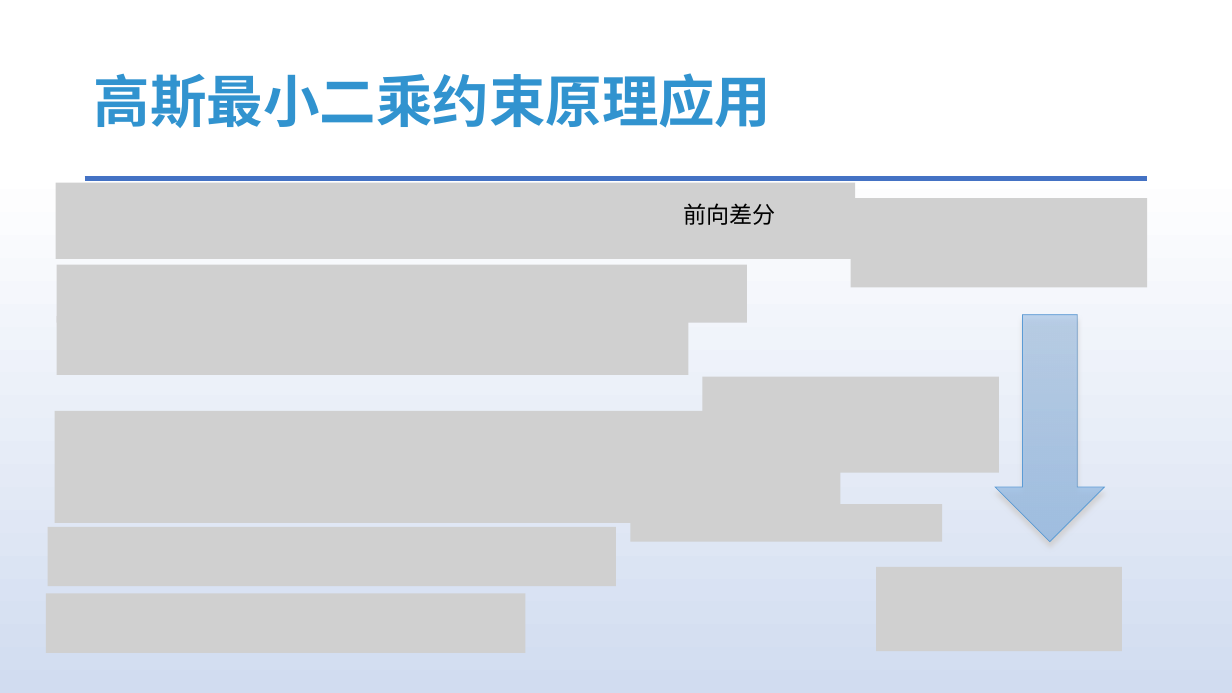
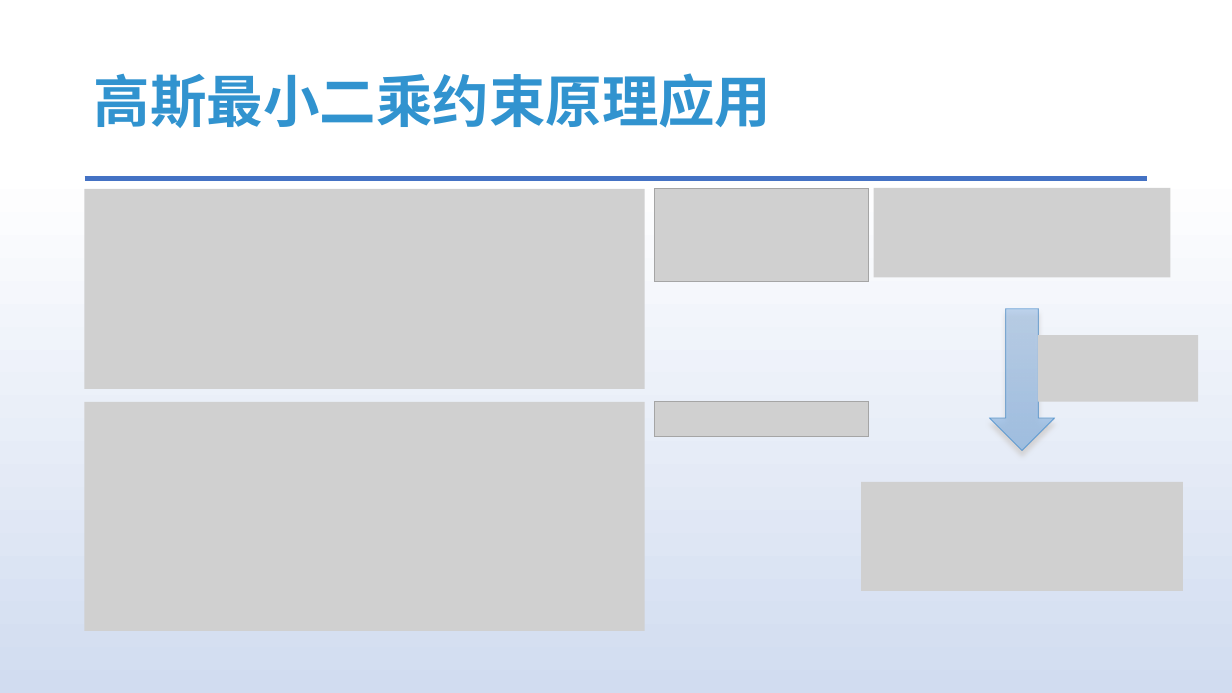
Before and after one commit to answerear/UnityFluid, a slide deck: slide 15 of doc/正式版/基于物理的交互式流体模拟介绍.pptx. Drawn at 1232x693 pixels with LibreOffice and Linux fonts; fonts in the diff are those of the drawing; grey boxes stand for pictures. Boxes give left, top, right and bottom in pixels: in the first picture for what was removed or moved away, otherwise in the second. Text is boxed around its words. In the diff, an @@ line names an element or a change of style, - is before the commit and + after.

```diff
--- a/doc/正式版/基于物理的交互式流体模拟介绍.pptx
+++ b/doc/正式版/基于物理的交互式流体模拟介绍.pptx
@@ picture: place and size @@
-picture at [55, 183, 855, 260]
+picture at [84, 189, 644, 389]
@@ picture added at [654, 189, 869, 281] @@
@@ text removed at [683, 203, 775, 225] @@
-前向差分
@@ picture: place and size @@
-picture at [851, 198, 1148, 287]
+picture at [874, 188, 1171, 277]
@@ picture removed at [56, 265, 747, 323] @@
@@ picture removed at [56, 316, 689, 375] @@
@@ down arrow: place and size @@
-down arrow at [995, 315, 1104, 543]
+down arrow at [990, 309, 1055, 450]
@@ picture added at [1038, 335, 1198, 402] @@
@@ picture removed at [702, 377, 999, 473] @@
@@ picture removed at [55, 411, 840, 523] @@
@@ picture added at [84, 402, 644, 631] @@
@@ picture added at [654, 402, 869, 436] @@
@@ picture removed at [630, 505, 942, 542] @@
@@ picture added at [861, 482, 1183, 592] @@
@@ picture removed at [47, 527, 616, 586] @@
@@ picture removed at [876, 567, 1122, 652] @@
@@ picture removed at [46, 593, 526, 653] @@
```
Also in this commit, not shown: 13 other slides changed.
